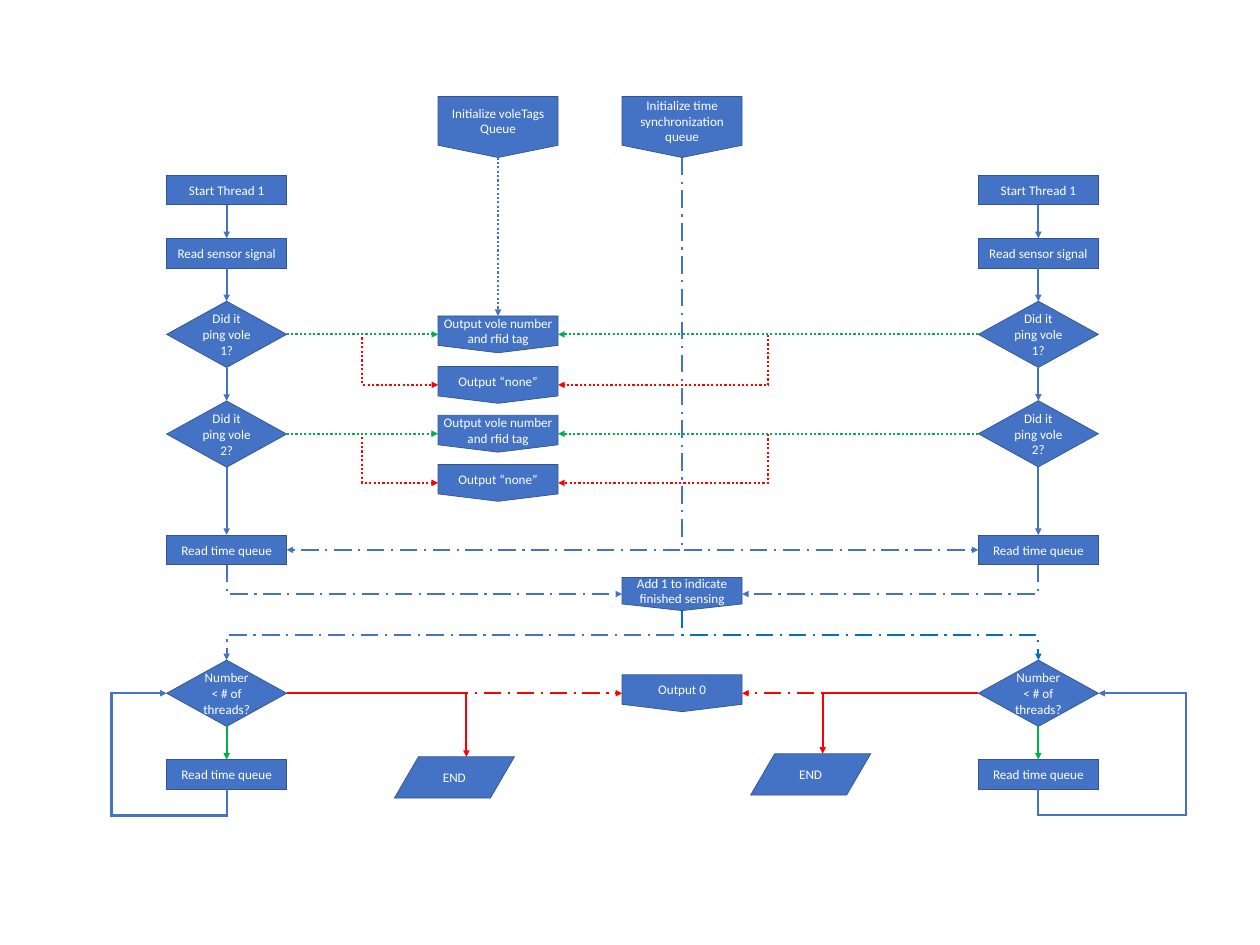
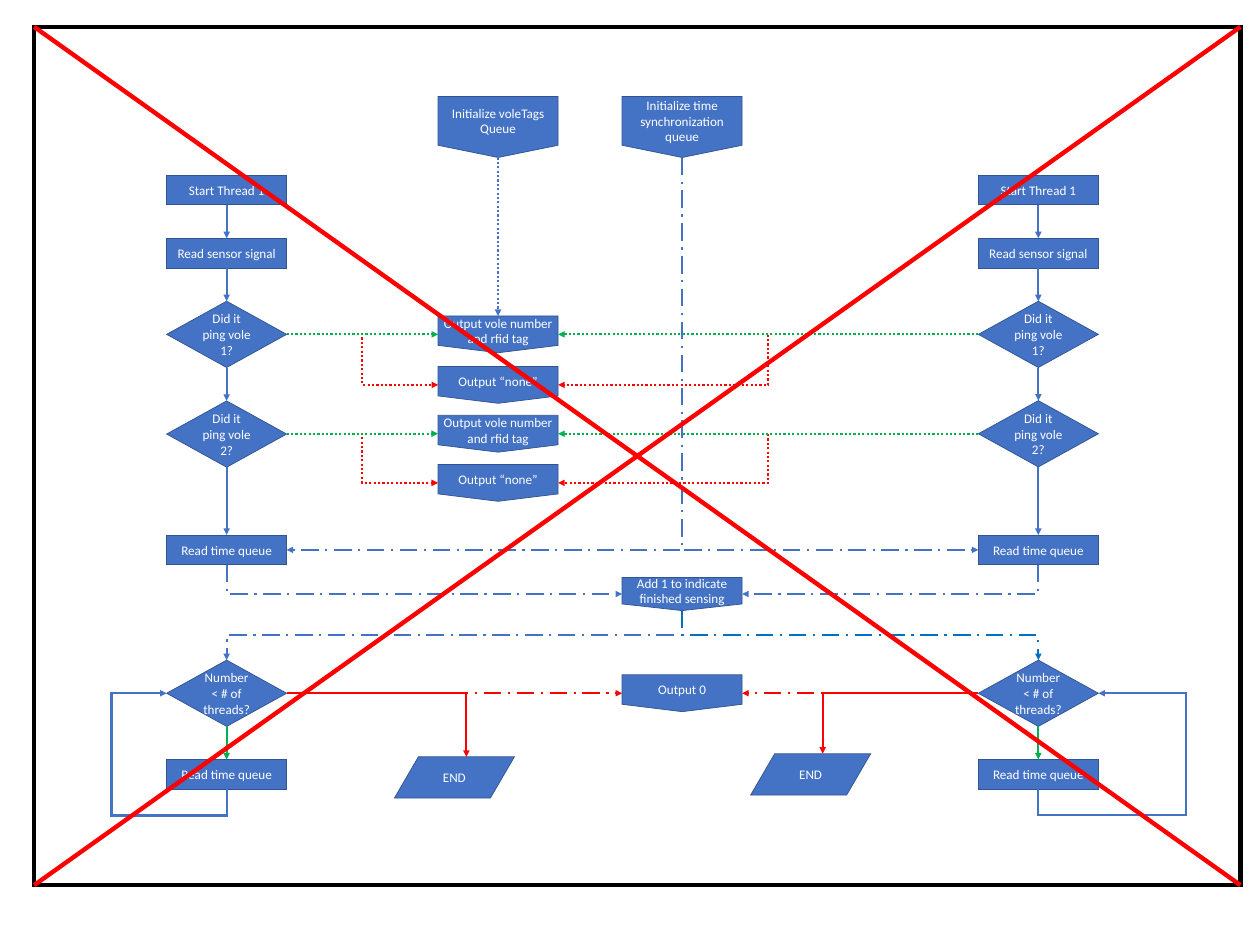
Before and after one commit to donaldsonlab/Home_Cage, a slide deck: slide 5 of Software/Software System Architecture.pptx. Drawn at 1260x945 pixels with LibreOffice and Linux fonts; fonts in the diff are those of the drawing. Boxes give left, top, right and bottom in pixels: in the first picture for what was removed or moved away, otherwise in the second. Text is boxed around its words. In the diff, an @@ line names an element or a change of style, - is before the commit and + after.

```diff
--- a/Software/Software System Architecture.pptx
+++ b/Software/Software System Architecture.pptx
@@ rectangle added at bbox=[34, 27, 1241, 885], outline #000000 6 pt @@
@@ line added from (34, 27) to (1241, 885), #FF0000 6 pt @@
@@ line added from (1241, 27) to (34, 885), #FF0000 6 pt @@
```
Also in this commit, not shown: 1 slide added, 1 other file.
